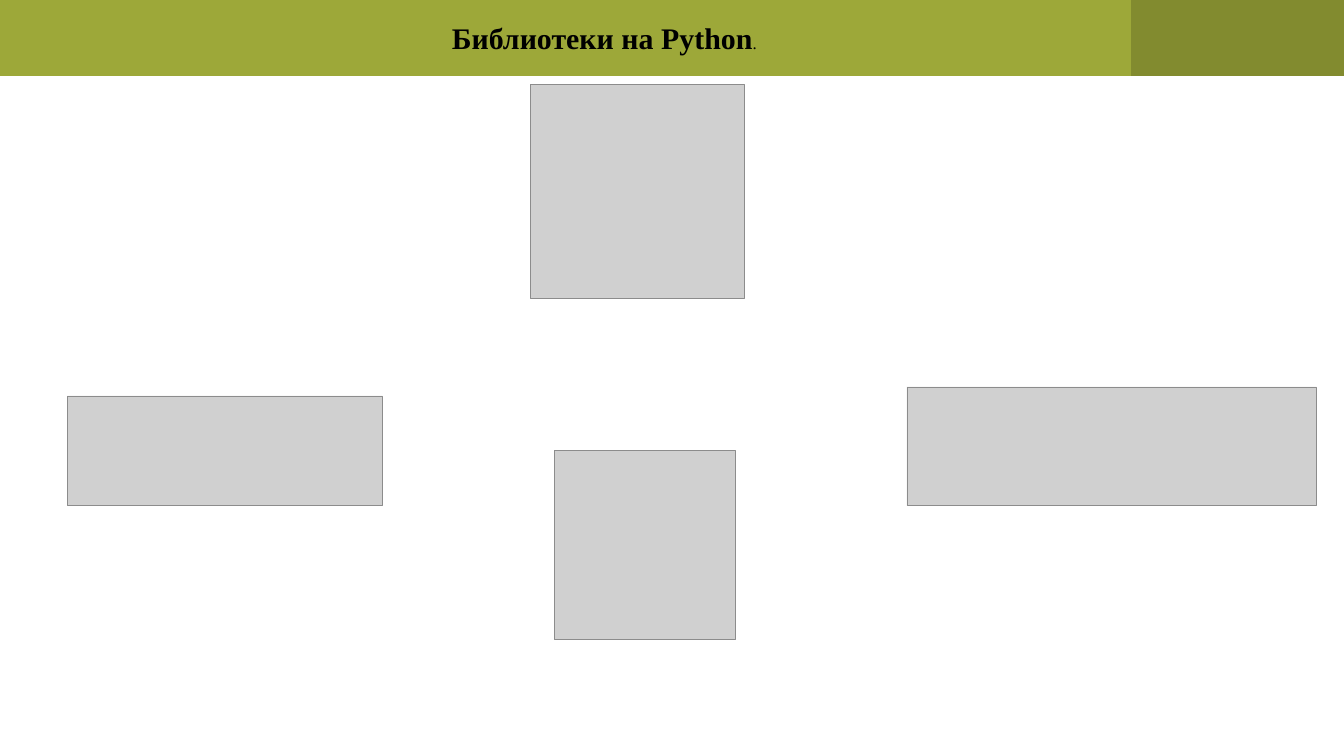
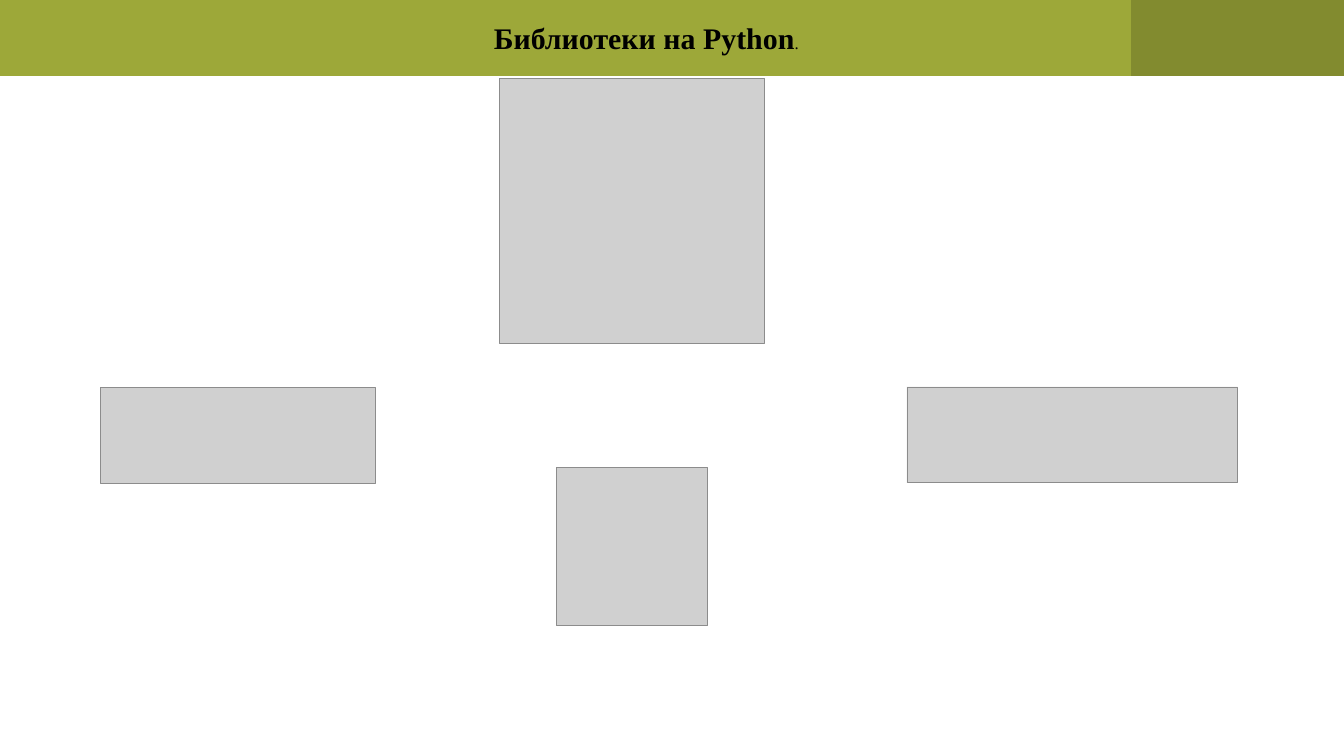
Before and after one commit to pgee-dzi2024/ThemePP_2602, a slide deck: slide 6 of DR/презентация.pptx. Drawn at 1344x756 pixels with LibreOffice and Linux fonts; fonts in the diff are those of the drawing; grey boxes stand for pictures. Boxes give left, top, right and bottom in pixels: in the first picture for what was removed or moved away, otherwise in the second. Text is boxed around its words. In the diff, an @@ line names an element or a change of style, - is before the commit and + after.

```diff
--- a/DR/презентация.pptx
+++ b/DR/презентация.pptx
@@ text "Библиотеки на Python.": place and size @@
-text "Библиотеки на Python." at (452,27,752,55)
+text "Библиотеки на Python." at (494,27,794,55)
@@ picture: place and size @@
-picture at (530,85,744,298)
+picture at (499,79,764,343)
@@ picture: place and size @@
-picture at (67,396,382,505)
+picture at (101,388,375,483)
@@ picture: place and size @@
-picture at (907,387,1316,506)
+picture at (907,387,1238,483)
@@ picture: place and size @@
-picture at (554,451,735,640)
+picture at (556,468,708,626)
```
Also in this commit, not shown: 6 other slides changed, 1 other file.
